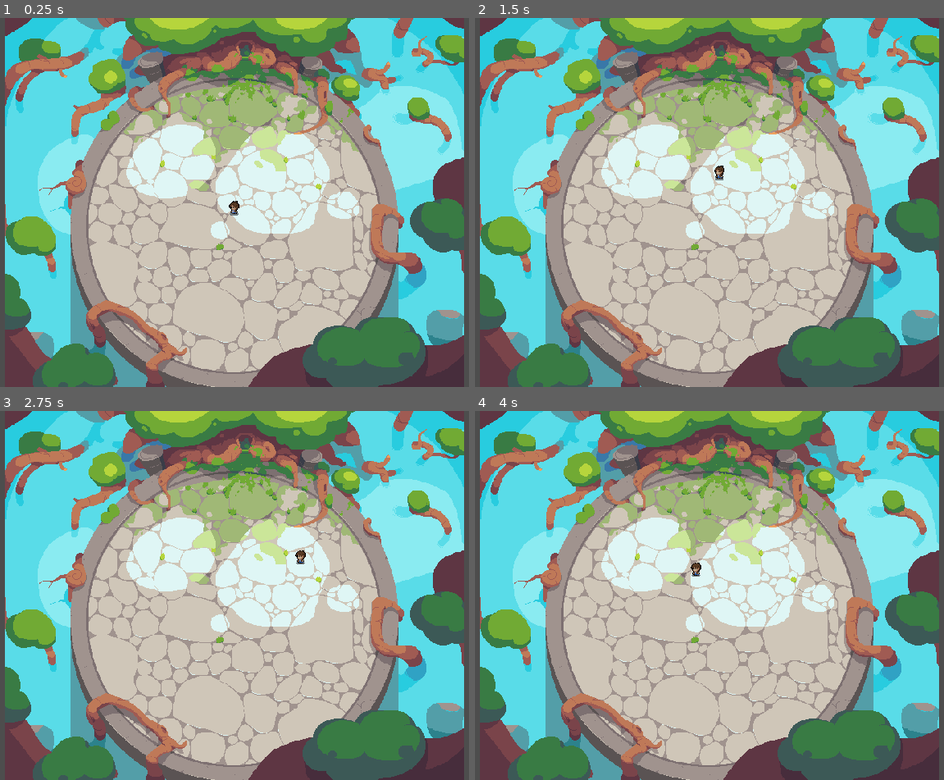
Above: before the commit, frames 1-4 (two rows, left to right).
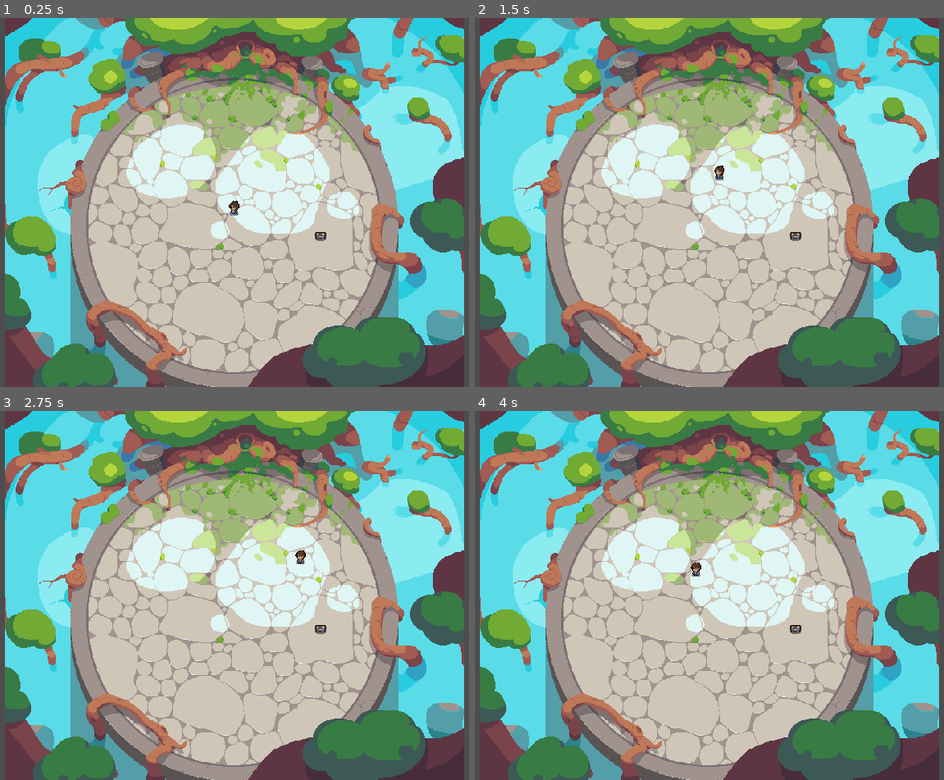
Above: after the commit, the same moments.

Repository: VanillaIceCube/Yokozuna-Ring-Warriors
Game: Godot game, scene res://arenas/arena_01.tscn
The game is run twice, just before and just after one commit, with the same random seed, the same clock (stepped at 60 frames per second) and the same inputs.
Inputs (mouse positions are in pixels of both pictures, inside the frame that each line leads up to):
- Up to frame 1 (0.25 s): no input
- Up to frame 2 (1.5 s): tap Enter at 0.5 s; move the mouse to (854, 184) at 0.52 s; hold R (swing_sword) 0.53-1.28 s; click (854, 184) at 0.67 s; move the mouse to (578, 220) at 1.27 s; hold F (character_knockback) from 1.28 s (still down); tap R (swing_sword) at 1.35 s
- Up to frame 3 (2.75 s): move the mouse to (300, 514) at 2.02 s; release F (character_knockback) at 2.03 s; hold R (swing_sword) from 2.03 s (still down)
- Up to frame 4 (4 s): move the mouse to (676, 669) at 2.77 s; release R (swing_sword) at 2.78 s; tap R (swing_sword) at 2.85 s; click (676, 669) at 2.92 s; move the mouse to (906, 650) at 3.52 s; hold F (character_knockback) from 3.53 s (still down); hold R (swing_sword) from 3.53 s (still down)

The runs differ from the first frame. In frame 1, less than 0.1% of the frame differs, in the area x 67-70%, y 58-61%; in frame 2, less than 0.1%; in frame 3, less than 0.1%; in frame 4, less than 0.1%.

Commit message:
dummy chest added

Diff:
--- a/arenas/arena_01.tscn
+++ b/arenas/arena_01.tscn
@@ -1,12 +1,10 @@
-[gd_scene load_steps=3 format=3 uid="uid://poceglpx5tcu"]
+[gd_scene load_steps=4 format=3 uid="uid://poceglpx5tcu"]
 
 [ext_resource type="PackedScene" uid="uid://b4stlm6n8t6hq" path="res://characters/Yokozuna.tscn" id="1_yuyf3"]
 [ext_resource type="Texture2D" uid="uid://d1nns02mmgn2r" path="res://assets/zughy2/Boss arena.png" id="2_8ewhh"]
+[ext_resource type="PackedScene" uid="uid://bobpvvdw2e2x1" path="res://objects/chest.tscn" id="3_4hxlx"]
 
 [node name="arena_01" type="Node2D"]
-
-[node name="Yokozuna" parent="." instance=ExtResource("1_yuyf3")]
-lock_rotation = false
 
 [node name="Sprite2D" type="Sprite2D" parent="."]
 z_index = -1
@@ -14,3 +12,8 @@
 
 [node name="Camera2D" type="Camera2D" parent="."]
 zoom = Vector2(0.5, 0.5)
+
+[node name="chest" parent="." instance=ExtResource("3_4hxlx")]
+position = Vector2(126, 48)
+
+[node name="Yokozuna" parent="." instance=ExtResource("1_yuyf3")]
--- a/characters/Yokozuna.tscn
+++ b/characters/Yokozuna.tscn
@@ -444,7 +444,7 @@
 texture = ExtResource("1_uhcik")
 hframes = 6
 vframes = 14
-frame = 15
+frame = 62
 
 [node name="CollisionShape2D" type="CollisionShape2D" parent="."]
 position = Vector2(0, 8)
--- /dev/null
+++ b/objects/chest.gd
@@ -0,0 +1,26 @@
+extends RigidBody2D
+
+# Animation related
+@onready var animation_tree = $AnimationTree
+@onready var state_machine = animation_tree.get("parameters/playback")
+
+# Initializing other variables
+var dead = false
+var distance_from_center = global_position.distance_to(Vector2(0, 0))
+
+# Initilization tasks
+func _ready():
+	state_machine.travel("idle")
+
+# Main physics loop
+func _physics_process(_delta):
+	handle_death()
+
+# Handle death
+func handle_death():
+	if not dead:
+		var distance_from_center = global_position.distance_to(Vector2(0, 0))
+		if distance_from_center > 240:
+			dead = true
+	else:
+		state_machine.travel("open")
--- /dev/null
+++ b/objects/chest.tscn
@@ -0,0 +1,111 @@
+[gd_scene load_steps=15 format=3 uid="uid://bobpvvdw2e2x1"]
+
+[ext_resource type="Script" path="res://objects/chest.gd" id="1_c5ggc"]
+[ext_resource type="Texture2D" uid="uid://dgymcvlahe3ta" path="res://assets/mystic_woods_free_2.1/sprites/objects/chest_01.png" id="1_xob0o"]
+
+[sub_resource type="RectangleShape2D" id="RectangleShape2D_odrp0"]
+size = Vector2(14, 13)
+
+[sub_resource type="Animation" id="Animation_u7o0h"]
+resource_name = "idle"
+length = 0.4
+loop_mode = 1
+tracks/0/type = "value"
+tracks/0/imported = false
+tracks/0/enabled = true
+tracks/0/path = NodePath("Sprite2D:frame")
+tracks/0/interp = 1
+tracks/0/loop_wrap = true
+tracks/0/keys = {
+"times": PackedFloat32Array(0, 0.2),
+"transitions": PackedFloat32Array(1, 1),
+"update": 1,
+"values": [0, 1]
+}
+
+[sub_resource type="Animation" id="Animation_nk8he"]
+length = 0.001
+tracks/0/type = "value"
+tracks/0/imported = false
+tracks/0/enabled = true
+tracks/0/path = NodePath("Sprite2D:frame")
+tracks/0/interp = 1
+tracks/0/loop_wrap = true
+tracks/0/keys = {
+"times": PackedFloat32Array(0),
+"transitions": PackedFloat32Array(1),
+"update": 1,
+"values": [0]
+}
+
+[sub_resource type="Animation" id="Animation_ub01y"]
+resource_name = "open"
+length = 0.4
+tracks/0/type = "value"
+tracks/0/imported = false
+tracks/0/enabled = true
+tracks/0/path = NodePath("Sprite2D:frame")
+tracks/0/interp = 1
+tracks/0/loop_wrap = true
+tracks/0/keys = {
+"times": PackedFloat32Array(0, 0.1, 0.2, 0.3),
+"transitions": PackedFloat32Array(1, 1, 1, 1),
+"update": 1,
+"values": [0, 1, 2, 3]
+}
+
+[sub_resource type="AnimationLibrary" id="AnimationLibrary_cdwqs"]
+_data = {
+"RESET": SubResource("Animation_nk8he"),
+"idle": SubResource("Animation_u7o0h"),
+"open": SubResource("Animation_ub01y")
+}
+
+[sub_resource type="AnimationNodeAnimation" id="AnimationNodeAnimation_coasv"]
+animation = &"idle"
+
+[sub_resource type="AnimationNodeAnimation" id="AnimationNodeAnimation_26ejd"]
+animation = &"open"
+
+[sub_resource type="AnimationNodeStateMachineTransition" id="AnimationNodeStateMachineTransition_fs72o"]
+
+[sub_resource type="AnimationNodeStateMachineTransition" id="AnimationNodeStateMachineTransition_s4o3c"]
+
+[sub_resource type="AnimationNodeStateMachineTransition" id="AnimationNodeStateMachineTransition_1dx71"]
+switch_mode = 2
+
+[sub_resource type="AnimationNodeStateMachine" id="AnimationNodeStateMachine_ddg3g"]
+states/idle/node = SubResource("AnimationNodeAnimation_coasv")
+states/idle/position = Vector2(349, 100)
+states/open/node = SubResource("AnimationNodeAnimation_26ejd")
+states/open/position = Vector2(506, 100)
+transitions = ["Start", "idle", SubResource("AnimationNodeStateMachineTransition_fs72o"), "idle", "open", SubResource("AnimationNodeStateMachineTransition_s4o3c"), "open", "idle", SubResource("AnimationNodeStateMachineTransition_1dx71")]
+graph_offset = Vector2(-294, -21)
+
+[sub_resource type="AnimationNodeStateMachinePlayback" id="AnimationNodeStateMachinePlayback_3ydn7"]
+
+[node name="chest" type="RigidBody2D"]
+mass = 100.0
+gravity_scale = 0.0
+lock_rotation = true
+script = ExtResource("1_c5ggc")
+
+[node name="Sprite2D" type="Sprite2D" parent="."]
+texture = ExtResource("1_xob0o")
+hframes = 4
+
+[node name="CollisionShape2D" type="CollisionShape2D" parent="."]
+position = Vector2(0, -0.5)
+shape = SubResource("RectangleShape2D_odrp0")
+
+[node name="AnimationPlayer" type="AnimationPlayer" parent="."]
+libraries = {
+"": SubResource("AnimationLibrary_cdwqs")
+}
+
+[node name="AnimationTree" type="AnimationTree" parent="."]
+tree_root = SubResource("AnimationNodeStateMachine_ddg3g")
+anim_player = NodePath("../AnimationPlayer")
+active = true
+process_callback = 0
+parameters/playback = SubResource("AnimationNodeStateMachinePlayback_3ydn7")
